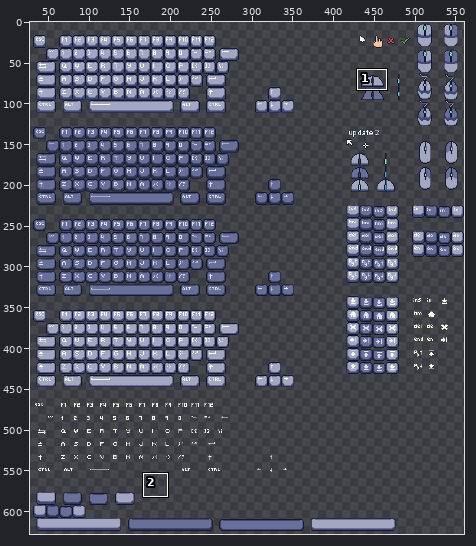
Two versions of one pixel-art file, Assets/UI/ControllerPrompts/T_KeyboardPrompts.aseprite. Above: a wide view before the commit, with the close-up outlined.
Close-up. Before the commit:
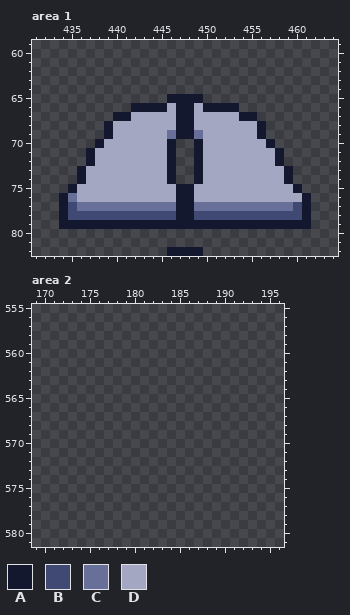
560x640 pixels, 1 frame. Shown: area 1: x 431..464, y 59..82; area 2: x 169..196, y 555..581. The wide view leaves out empty margins.
Palette (. is transparent): A #14182e  B #404973  C #686f99  D #a3a7c2
Pixels before, area 1, first column x 434:
65 ............AAAA............
66 ........AAAADAADAAAA........
67 ......AADDDDDAADDDDDAA......
68 .....ADDDDDDDAADDDDDDDA.....
69 .....ADDDDDDCAACDDDDDDA.....
70 ....ADDDDDDDA..ADDDDDDDA....
71 ...ADDDDDDDDA..ADDDDDDDDA...
72 ...ADDDDDDDDA..ADDDDDDDDA...
73 ..ADDDDDDDDDA..ADDDDDDDDDA..
74 ..ADDDDDDDDDA..ADDDDDDDDDA..
75 .ADDDDDDDDDDDAADDDDDDDDDDDA.
76 ACDDDDDDDDDDDAADDDDDDDDDDDDA
77 ABCCCCCCCCCCCAACCCCCCCCCCCBA
78 ABBBBBBBBBBBBAABBBBBBBBBBBBA
79 AAAAAAAAAAAAAAAAAAAAAAAAAAAA
80 ............................
81 ............................
82 ............AAAA............
Now the later version:
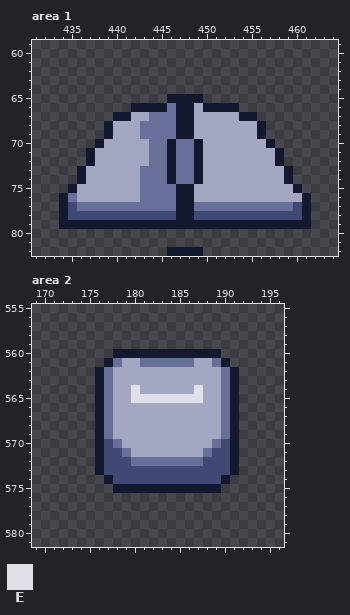
Colours new in this view: E #dfe0e8
Change:
Changed rows in their new state; - is an unchanged pixel.
Area 1:
first column x 443:
66 ---C---
67 -CCC---
68 CCCC---
69 CCC---D
70 -CC-CC-
71 -CC-CC-
72 -CC-CC-
73 CCC-CC-
74 CCC-CC-
75 CCCC---
76 CCCC---
Area 2:
first column x 176:
560 --AAAAAAAAAAAA--
561 -ACDDCCCCCCDDCA-
562 ACDDDDDDDDDDDDCA
563 ACDDDDDDDDDDDDCA
564 ACDDEDDDDDDEDDCA
565 ACDDEEEEEEEEDDCA
566 ACDDDDDDDDDDDDCA
567 ACDDDDDDDDDDDDCA
568 ACDDDDDDDDDDDDCA
569 ACDDDDDDDDDDDDCA
570 ABCDDDDDDDDDDCBA
571 ABBCDDDDDDDDCBBA
572 ABBBCCCCCCCCBBBA
573 ABBBBBBBBBBBBBBA
574 -ABBBBBBBBBBBBA-
575 --AAAAAAAAAAAA--
Where, in picture pixels (left, top, right, bottom), the same in both close-ups:
changed: (140, 103, 203, 202)
added: (95, 349, 239, 493)
